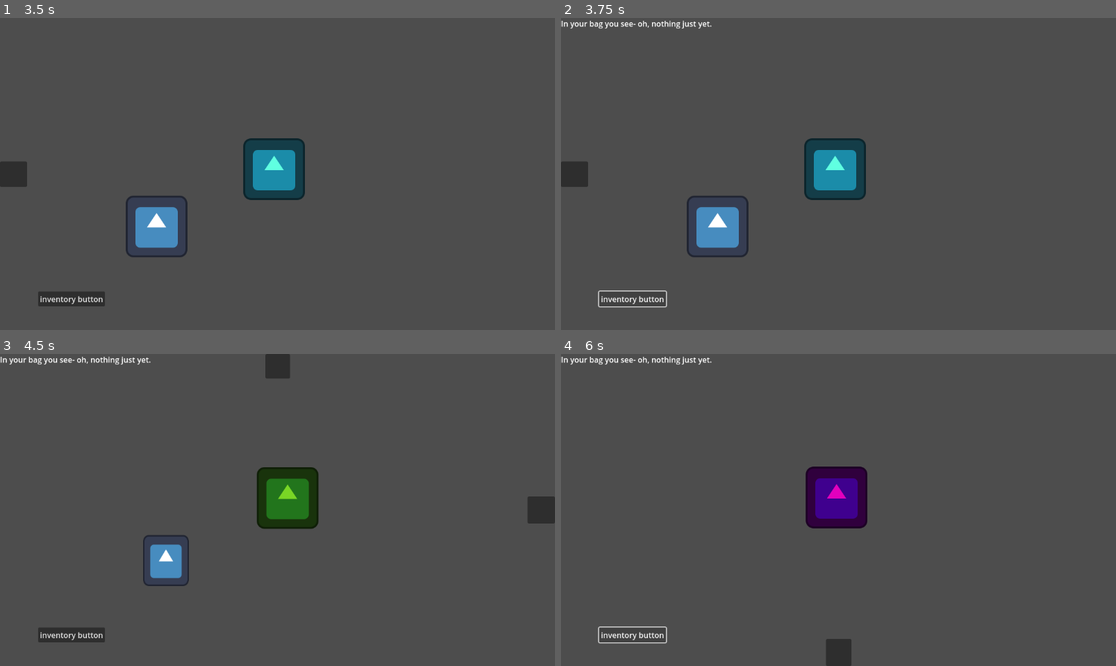
Above: before the commit, frames 1-4 (two rows, left to right).
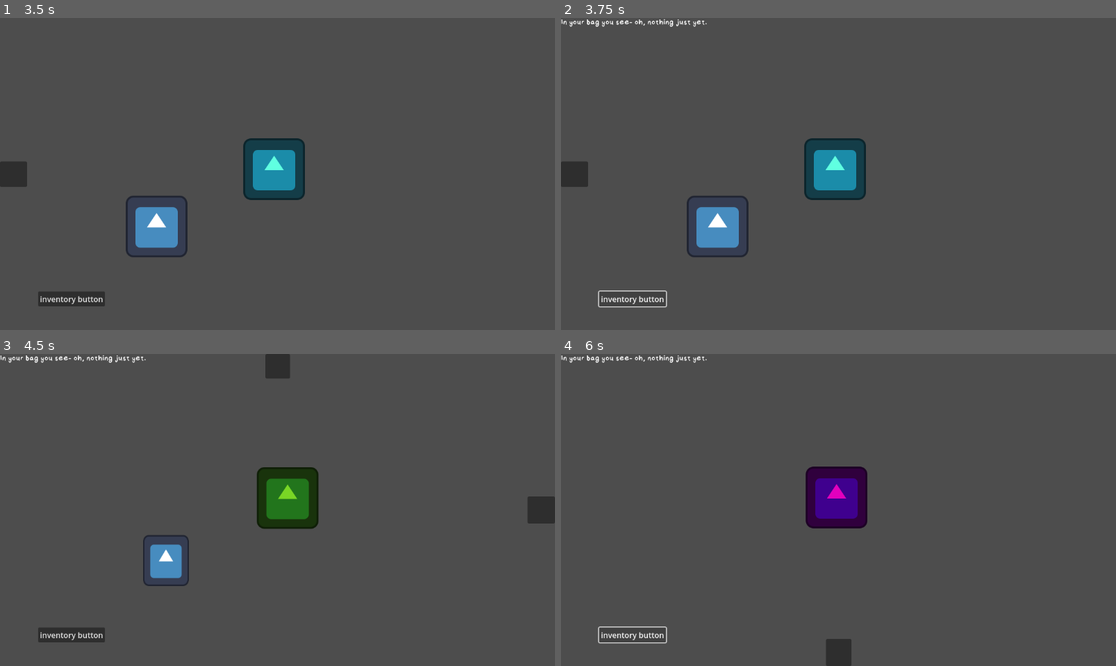
Above: after the commit, the same moments.

Repository: soapie18/gmtk-jam-26
Game: Godot game, scene res://root_context.tscn
The game is run twice, just before and just after one commit, with the same random seed, the same clock (stepped at 60 frames per second) and the same inputs. The engine's default icon, where the game draws it, is replaced by a stand-in: a white triangle on a blue panel in a dark square.
Inputs (mouse positions are in pixels of both pictures, inside the frame that each line leads up to):
- Up to frame 1 (3.5 s): click "play" at 0.5 s; click (277, 30) at 1.25 s; click (277, 317) at 2 s; click (543, 174) at 2.75 s
- Up to frame 2 (3.75 s): click "inventory button" at 3.5 s
- Up to frame 3 (4.5 s): click (11, 510) at 4.25 s
- Up to frame 4 (6 s): click (838, 366) at 5 s; click "inventory button" at 5.75 s

Frame 1 is identical in both runs. In frame 2, 0.4% of the frame differs, in the area x 0-28%, y 0-4%; in frame 3, 0.4%; in frame 4, 0.4%.

Commit message:
fish game in the game

Diff:
--- /dev/null
+++ b/Menus/Menus - Art/default_text_theme.tres
@@ -0,0 +1,7 @@
+[gd_resource type="Theme" load_steps=2 format=3 uid="uid://dr6shbyjqa1k3"]
+
+[ext_resource type="FontFile" uid="uid://dnwmhegqcp71g" path="res://Menus/Menus - Art/Chalkboard-Regular.ttf" id="1_rjcus"]
+
+[resource]
+default_font = ExtResource("1_rjcus")
+default_font_size = 18
--- /dev/null
+++ b/Minigame Files/FishingGame/Fish.gd
@@ -0,0 +1,13 @@
+extends Resource
+class_name Fish
+
+@export var fish_name: String = "FIHH"
+@export var tint: Color = Color.SKY_BLUE
+
+@export_range(0.2, 3.0, 0.05) var bite_time_avg: float = 1.3
+@export_range(0.1, 2.0, 0.05) var bite_time_variance: float = 0.5
+
+@export_range(0.0, 1.0, 0.01) var difficulty: float = 0.45
+
+enum MovePattern { SMOOTH, DARTY, SINK_RISE, CHAOTIC }
+@export var pattern: MovePattern = MovePattern.SMOOTH
--- /dev/null
+++ b/Minigame Files/FishingGame/Fish.tres
@@ -0,0 +1,9 @@
+[gd_resource type="Resource" script_class="Fish" load_steps=2 format=3 uid="uid://gfjn6ye116uu"]
+
+[ext_resource type="Script" uid="uid://b24g03j8sbqwi" path="res://Fish.gd" id="1_u4gn8"]
+
+[resource]
+script = ExtResource("1_u4gn8")
+difficulty = 1.0
+pattern = 2
+metadata/_custom_type_script = "uid://b24g03j8sbqwi"
--- /dev/null
+++ b/Minigame Files/FishingGame/Rod.gd
@@ -0,0 +1,15 @@
+extends Resource
+class_name Rod
+
+@export var rod_name: String = "Fishing Rod"
+
+@export_range(-80.0, 120.0, 1.0) var bar_size_bonus: float = 75.0
+@export_range(200.0, 1600.0, 10.0) var bar_accel: float = 3000.0
+@export_range(0.0, 1.0, 0.01) var bar_drag: float = 0.10
+@export_range(100.0, 800.0, 10.0) var bar_gravity: float = 350.0
+
+@export_range(0.5, 1.5, 0.01) var bite_rate_mult: float = 1.0
+@export_range(0.6, 1.4, 0.01) var hook_window_mult: float = 1.0
+@export_range(0.7, 1.4, 0.01) var escape_drain_mult: float = 1.0
+
+@export_range(0.8, 1.4, 0.01) var hit_freeze_mult: float = 1.0
--- /dev/null
+++ b/Minigame Files/FishingGame/Rod.tres
@@ -0,0 +1,7 @@
+[gd_resource type="Resource" script_class="Rod" load_steps=2 format=3 uid="uid://cbfp37hjkp7fd"]
+
+[ext_resource type="Script" uid="uid://l22omi1s8rw6" path="res://Rod.gd" id="1_mbpx8"]
+
+[resource]
+script = ExtResource("1_mbpx8")
+metadata/_custom_type_script = "uid://l22omi1s8rw6"
--- /dev/null
+++ b/Minigame Files/FishingGame/fish_shadow.gd
@@ -0,0 +1,10 @@
+extends Node2D
+
+var fishing_game_window
+
+signal start_fishing
+
+func _on_area_2d_input_event(viewport: Node, event: InputEvent, shape_idx: int) -> void:
+	if event is InputEventMouseButton and event.pressed:
+		if event.button_index == MOUSE_BUTTON_LEFT:
+			start_fishing.emit()
--- /dev/null
+++ b/Minigame Files/FishingGame/fish_shadow.tscn
@@ -0,0 +1,24 @@
+[gd_scene load_steps=4 format=3 uid="uid://dnjugcysakcmf"]
+
+[ext_resource type="Script" uid="uid://d1pulgk23hn8h" path="res://Minigame Files/FishingGame/fish_shadow.gd" id="1_eo1bp"]
+[ext_resource type="Texture2D" uid="uid://it8vtppvs3mp" path="res://icon.svg" id="1_urs1e"]
+
+[sub_resource type="CapsuleShape2D" id="CapsuleShape2D_eo1bp"]
+radius = 67.08434
+height = 134.16869
+
+[node name="FishShadow" type="Node2D"]
+modulate = Color(0, 0, 0, 1)
+script = ExtResource("1_eo1bp")
+
+[node name="Sprite2D" type="Sprite2D" parent="."]
+position = Vector2(-0.7500012, -1.25)
+scale = Vector2(0.32421872, 0.33203125)
+texture = ExtResource("1_urs1e")
+
+[node name="Area2D" type="Area2D" parent="Sprite2D"]
+
+[node name="CollisionShape2D" type="CollisionShape2D" parent="Sprite2D/Area2D"]
+shape = SubResource("CapsuleShape2D_eo1bp")
+
+[connection signal="input_event" from="Sprite2D/Area2D" to="." method="_on_area_2d_input_event"]
--- /dev/null
+++ b/Minigame Files/FishingGame/fishing_game.gd
@@ -0,0 +1,240 @@
+extends CanvasLayer
+
+signal fishing_finished(success: bool)
+
+@export var fish: Fish
+@export var rod: Rod
+
+@onready var root_ui: Control            = %Control
+@onready var catch_area: Control         = %CatchBox
+@onready var bar_track: Control          = %FishBar
+@onready var catch_bar: ColorRect        = %TheGreen
+@onready var fish_icon: TextureRect      = %FihhIcon
+@onready var progress: ProgressBar       = %ProgressBar
+@onready var label_name: Label           = %FishCaughtLabel
+@onready var burst: GPUParticles2D       = %ConfettiBurst
+
+const BASE_BAR_HEIGHT := 20.0
+const BASE_HOOK_WINDOW := 0.6
+const BASE_ESCAPE_DRAIN := 22.0
+const PROGRESS_GAIN := 28.0
+const DURATION := 2.0
+
+enum STATE { CASTING, BITE, HOOK, PLAY, END }
+
+var _state: STATE = STATE.CASTING
+var _elapsed: float = 0.0
+var _duration: float = 0.0
+var _bite_timer: float = 2.0
+var _hook_window: float
+var _bar_h: float
+var _bar_pos: float = 0.0
+var _bar_vel: float = 0.0
+var _fish_pos: float = 0.5
+var _fish_vel: float = 0.0
+var _progress_val: float = 0.0
+var _fish_seed: float
+
+func _ready():
+	if not fish or not rod:
+		push_warning("Fish and or rod not found.")
+		return
+
+	_set_defaults()
+
+func _unhandled_input(event):
+	if _state == STATE.HOOK:
+		if event.is_action_pressed("fish"):
+			_on_hook()
+
+func _update_input_bar(delta: float):
+	var up := Input.is_action_pressed("fish")
+	var dir := 1.0 if up else -1.0
+
+	_bar_vel += dir * rod.bar_accel * delta
+	_bar_vel -= _bar_vel * rod.bar_drag
+	_bar_vel -= rod.bar_gravity * delta
+
+	_bar_pos += _bar_vel * delta / _track_height()
+	_bar_pos = clamp(_bar_pos, 0.0, 1.0)
+
+	if _bar_pos == 0.0 and _bar_vel < 0.0:
+		_bar_vel *= -0.35
+	if _bar_pos == 1.0 and _bar_vel > 0.0:
+		_bar_vel *= -0.35
+
+	_set_catch_bar_visual()
+
+func  _update_fish_motion(delta: float):
+	var d := fish.difficulty
+	match fish.pattern:
+		fish.MovePattern.SMOOTH:
+			var t = _elapsed + _fish_seed
+			var target = 0.5 + 0.35 * sin( t * 1.2) + 0.15 * sin( t * 2.7 + 1.3)
+			_fish_vel += (target - _fish_pos) * (2.2 + 2.0 * d )
+			_fish_vel *= 0.84 - 0.2 * d
+		fish.MovePattern.DARTY:
+			if randi() % 10 == 0:
+				_fish_vel = randf_range(- 2.8 - 2.5 * d, 2.8 + 2.5 * d )
+			_fish_vel *= 0.86 - 0.25 * d
+		fish.MovePattern.SINK_RISE:
+			var t2 = _elapsed * (0.6 + d)
+			var target2 = 0.5 + 0.45 * sin(t2)
+			_fish_vel += (target2 - _fish_pos) * (1.3 + 1.2 * d)
+			_fish_vel += 0.7 * sin(t2 * 2.5) * d
+			_fish_vel *= 0.88
+		fish.MovePattern.CHAOTIC:
+			var t3 = _elapsed * 2.0
+			_fish_vel += randf_range(-0.8,0.8) * (1.2 + 2.2 * d)
+			_fish_vel += 0.8 * sin(t3 * 3.3)
+			_fish_vel *= 0.80 - 0.1 * d
+
+	_fish_pos += _fish_vel * delta * 0.45
+	_fish_pos = clamp(_fish_pos, 0.1, 1.0)
+	_set_fish_visual()
+
+func _physics_process(delta: float):
+	_elapsed += delta
+	_duration += delta
+
+	match _state :
+		STATE.CASTING:
+			#
+			_state = STATE.BITE
+		STATE.BITE:
+			_bite_timer -= delta * rod.bite_rate_mult
+			if _bite_timer <= 0.0:
+				_prompt_hook()
+		STATE.HOOK:
+			_hook_window -= delta * rod.hook_window_mult
+			if _hook_window <= 0.0:
+				_fail("Too slow")
+		STATE.PLAY:
+			_update_input_bar(delta)
+			_update_fish_motion(delta)
+			_handle_collisions(delta)
+			_update_progress_ui()
+
+			if _progress_val >= 100.0:
+				_success()
+			elif _progress_val <= 0.0 and _duration > DURATION:
+				_fail("Escaped")
+
+		STATE.END:
+			pass
+
+func _prompt_hook():
+	_state = STATE.HOOK
+	_hook_window = BASE_HOOK_WINDOW * rod.hook_window_mult
+
+	flash_node(catch_area, 0.12)
+	_punch_ui(root_ui, 1.05, 0.08)
+
+func _fail(_why: String):
+	_state = STATE.END
+	print("fail : " + _why)
+
+	_shake(5.0, 0.20)
+
+	await get_tree().create_timer(0.2).timeout
+	fishing_finished.emit(false)
+
+func _success():
+	_state = STATE.END
+	#CATCH SOUND EFFECT ON THIS LINE
+	burst.emitting = true
+	label_name.show()
+
+	_shake(10.0, 0.25)
+	_punch_ui(root_ui, 1.12, 0.18)
+
+	await get_tree().create_timer(0.25).timeout
+	fishing_finished.emit(true)
+
+func _on_hook():
+	_state = STATE.PLAY
+	_progress_val = 20.0 # gives the player a headstart
+
+	_time_freeze(0.06 * rod.hit_freeze_mult)
+	_shake(6.0, 0.18)
+
+func _rng_bite_time() -> float:
+	return max(0.25, fish.bite_time_avg + randf_range(-fish.bite_time_variance,fish.bite_time_variance))
+
+
+func _track_height() -> float:
+	return bar_track.size.y - _bar_h
+
+func _bar_px_top() -> float:
+	var track_top := bar_track.global_position.y
+	var y := track_top + (1.0 - _bar_pos) * _track_height()
+	return y
+
+func _set_catch_bar_visual():
+	catch_bar.size = Vector2(bar_track.size.x * 0.9, _bar_h)
+
+	var y_top := _bar_px_top()
+	catch_bar.global_position = Vector2(bar_track.global_position.x + bar_track.size.x*0.05, y_top)
+
+func _set_defaults():
+	label_name.text = fish.fish_name
+	bar_track.modulate = fish.tint.lerp(Color.DARK_BLUE, 0.5)
+	_bar_h = BASE_BAR_HEIGHT + rod.bar_size_bonus
+	_hook_window = BASE_HOOK_WINDOW * rod.hook_window_mult
+	_bite_timer = _rng_bite_time()
+	_fish_seed = randf() * 1000.0
+
+	_set_catch_bar_visual()
+	_set_fish_visual()
+
+func _set_fish_visual():
+	var y: float = lerp(
+		bar_track.global_position.y + bar_track.size. y - 12.0,
+		bar_track.global_position.y + 12.0,
+		_fish_pos
+					)
+
+	fish_icon.global_position.y = y
+	fish_icon.modulate = fish.tint
+
+func _handle_collisions(delta: float):
+	var on_fish := _is_bar_over_fish()
+	if on_fish:
+		_progress_val += PROGRESS_GAIN * delta
+	else:
+		_progress_val -= BASE_ESCAPE_DRAIN * rod.escape_drain_mult * delta
+
+	_progress_val = max(0, _progress_val)
+	if _progress_val > 0:
+		_duration = 0
+
+func _update_progress_ui():
+	progress.value = clamp(_progress_val, 0.0, 100.0)
+
+func _is_bar_over_fish() -> bool:
+	var fish_rect := Rect2(fish_icon.global_position, fish_icon.size)
+
+	var bar_rect := Rect2(catch_bar.global_position, catch_bar.size)
+	return bar_rect.intersects(fish_rect)
+
+func _punch_ui(node: Node, scale_to: float, time: float):
+	var t := create_tween()
+	t.tween_property(node, "scale", Vector2.ONE * scale_to, time * 0.5 )
+	t.tween_property(node, "scale", Vector2.ONE, time * 0.5 )
+
+func flash_node(node: CanvasItem, duration: float):
+	var t := create_tween()
+	t.tween_property(node, "modulate", Color(1,1,1,0.4), duration * 0.5)
+	t.tween_property(node, "modulate", Color(1,1,1,1), duration * 0.5 )
+
+func _shake(intensity: float, duration: float):
+	var tween := create_tween().set_trans(Tween.TRANS_SINE).set_ease(Tween.EASE_IN_OUT)
+	for i in range(8):
+		var off := Vector2(randf_range(-intensity, intensity), randf_range(-intensity, intensity))
+		tween.tween_property(root_ui, "position", off, duration/8.0)
+	tween.tween_property(root_ui, "position", Vector2.ZERO, 0.06)
+
+func _time_freeze(seconds: float):
+	Engine.time_scale = 0.0
+	await get_tree().create_timer(seconds, true, true, true).timeout
+	Engine.time_scale = 1.0
--- /dev/null
+++ b/Minigame Files/FishingGame/fishing_game.tscn
@@ -0,0 +1,133 @@
+[gd_scene load_steps=7 format=3 uid="uid://bdnndtbw5x3pi"]
+
+[ext_resource type="Script" uid="uid://dgi073h1avs2p" path="res://Minigame Files/FishingGame/fishing_game.gd" id="1_6o7ao"]
+[ext_resource type="Resource" uid="uid://gfjn6ye116uu" path="res://Minigame Files/FishingGame/Fish.tres" id="2_1qyyv"]
+[ext_resource type="Texture2D" uid="uid://it8vtppvs3mp" path="res://icon.svg" id="2_826u1"]
+[ext_resource type="Resource" uid="uid://cbfp37hjkp7fd" path="res://Minigame Files/FishingGame/Rod.tres" id="3_n43jp"]
+[ext_resource type="Theme" uid="uid://dr6shbyjqa1k3" path="res://Menus/Menus - Art/default_text_theme.tres" id="5_h87qr"]
+
+[sub_resource type="ParticleProcessMaterial" id="ParticleProcessMaterial_1qyyv"]
+particle_flag_disable_z = true
+direction = Vector3(0, -1, 0)
+spread = 51.667
+initial_velocity_max = 142.84999
+gravity = Vector3(0, 98, 0)
+hue_variation_min = -1.0
+hue_variation_max = 0.99999994
+
+[node name="FishingGame" type="CanvasLayer"]
+layer = 2
+script = ExtResource("1_6o7ao")
+fish = ExtResource("2_1qyyv")
+rod = ExtResource("3_n43jp")
+
+[node name="Control" type="Control" parent="."]
+unique_name_in_owner = true
+layout_mode = 3
+anchors_preset = 15
+anchor_right = 1.0
+anchor_bottom = 1.0
+grow_horizontal = 2
+grow_vertical = 2
+
+[node name="ColorRect" type="ColorRect" parent="Control"]
+layout_mode = 1
+anchors_preset = 15
+anchor_right = 1.0
+anchor_bottom = 1.0
+offset_left = 198.0
+offset_top = 16.0
+offset_right = 198.0
+offset_bottom = 16.0
+grow_horizontal = 2
+grow_vertical = 2
+scale = Vector2(0.68000007, 0.9200006)
+color = Color(0, 0.44705883, 0.91764706, 1)
+
+[node name="CatchBox" type="Control" parent="Control"]
+unique_name_in_owner = true
+layout_mode = 1
+anchors_preset = 8
+anchor_left = 0.5
+anchor_top = 0.5
+anchor_right = 0.5
+anchor_bottom = 0.5
+offset_left = -20.0
+offset_top = -20.0
+offset_right = 20.0
+offset_bottom = 20.0
+grow_horizontal = 2
+grow_vertical = 2
+
+[node name="FishBar" type="ColorRect" parent="Control/CatchBox"]
+unique_name_in_owner = true
+layout_mode = 0
+offset_left = -57.0
+offset_top = -247.0
+offset_right = 63.0
+offset_bottom = 259.0
+color = Color(0.8925621, 0.39953732, 0.33449927, 1)
+
+[node name="TheGreen" type="ColorRect" parent="Control/CatchBox"]
+unique_name_in_owner = true
+layout_mode = 0
+offset_left = -40.0
+offset_top = 149.0
+offset_right = 41.0
+offset_bottom = 231.0
+color = Color(0.30588236, 1, 0.16470589, 1)
+
+[node name="FihhIcon" type="TextureRect" parent="Control/CatchBox"]
+unique_name_in_owner = true
+layout_mode = 0
+offset_left = -39.0
+offset_top = 14.0
+offset_right = 38.0
+offset_bottom = 102.0
+texture = ExtResource("2_826u1")
+expand_mode = 1
+
+[node name="ProgressBar" type="ProgressBar" parent="Control/CatchBox"]
+unique_name_in_owner = true
+layout_mode = 0
+offset_left = 74.0
+offset_top = -246.0
+offset_right = 119.0
+offset_bottom = 259.0
+fill_mode = 3
+
+[node name="FishCaughtLabel" type="Label" parent="Control"]
+unique_name_in_owner = true
+visible = false
+layout_mode = 1
+anchors_preset = 5
+anchor_left = 0.5
+anchor_right = 0.5
+offset_left = -79.0
+offset_top = 14.0
+offset_right = 100.0
+offset_bottom = 51.0
+grow_horizontal = 2
+horizontal_alignment = 1
+
+[node name="ConfettiBurst" type="GPUParticles2D" parent="Control"]
+unique_name_in_owner = true
+position = Vector2(559, 103)
+emitting = false
+amount = 138
+one_shot = true
+explosiveness = 1.0
+process_material = SubResource("ParticleProcessMaterial_1qyyv")
+
+[node name="Label" type="Label" parent="Control"]
+layout_mode = 1
+anchors_preset = 5
+anchor_left = 0.5
+anchor_right = 0.5
+offset_left = -123.0
+offset_top = 29.0
+offset_right = 126.0
+offset_bottom = 58.0
+grow_horizontal = 2
+theme = ExtResource("5_h87qr")
+text = "press space when the screen shakes!"
--- /dev/null
+++ b/Minigame Files/FishingGame/fishing_pond.gd
@@ -0,0 +1,27 @@
+extends Node2D
+
+@onready var fishing_game = preload("res://Minigame Files/FishingGame/fishing_game.tscn")
+var fishing_game_instance
+
+@onready var fish_shadow_1 = $FishShadow
+@onready var fish_shadow_2 = $FishShadow2
+@onready var fish_shadow_3 = $FishShadow3
+
+signal fishing_complete(success: bool)
+
+func _ready() -> void:
+	fishing_game_instance = fishing_game.instantiate()
+
+	fishing_game_instance.fishing_finished.connect(cleanup_fishing_game)
+
+	fish_shadow_1.start_fishing.connect(start_fishing_game)
+	fish_shadow_2.start_fishing.connect(start_fishing_game)
+	fish_shadow_3.start_fishing.connect(start_fishing_game)
+
+func start_fishing_game() -> void:
+	add_child(fishing_game_instance)
+
+func cleanup_fishing_game(success: bool) -> void:
+	fishing_game_instance.queue_free()
+
+	fishing_complete.emit(success)
--- /dev/null
+++ b/Minigame Files/FishingGame/fishing_pond.tscn
@@ -0,0 +1,22 @@
+[gd_scene load_steps=3 format=3 uid="uid://uii1gqpik6wg"]
+
+[ext_resource type="Script" uid="uid://8u60jhta2qmm" path="res://Minigame Files/FishingGame/fishing_pond.gd" id="1_qe2vl"]
+[ext_resource type="PackedScene" uid="uid://dnjugcysakcmf" path="res://Minigame Files/FishingGame/fish_shadow.tscn" id="2_c1md4"]
+
+[node name="FishingPond" type="Node2D"]
+script = ExtResource("1_qe2vl")
+
+[node name="ColorRect" type="ColorRect" parent="."]
+offset_right = 40.0
+offset_bottom = 40.0
+scale = Vector2(28.84, 16.142397)
+color = Color(0.18144223, 0.800688, 0.8204512, 1)
+
+[node name="FishShadow" parent="." instance=ExtResource("2_c1md4")]
+position = Vector2(687, 205)
+
+[node name="FishShadow2" parent="." instance=ExtResource("2_c1md4")]
+position = Vector2(452, 312)
+
+[node name="FishShadow3" parent="." instance=ExtResource("2_c1md4")]
+position = Vector2(679, 436)
--- a/Minigame Files/pond_top_down.tscn
+++ /dev/null
@@ -1,3 +0,0 @@
-[gd_scene format=3 uid="uid://uii1gqpik6wg"]
-
-[node name="PondTopDown" type="Node2D"]
--- a/Systems/Player/player.tscn
+++ b/Systems/Player/player.tscn
@@ -1,7 +1,8 @@
-[gd_scene load_steps=4 format=3 uid="uid://b0lahqmcgellv"]
+[gd_scene load_steps=5 format=3 uid="uid://b0lahqmcgellv"]
 
 [ext_resource type="Script" uid="uid://ij1vukjiq3cs" path="res://Systems/Player/player_script.gd" id="1_pc2b8"]
 [ext_resource type="PackedScene" uid="uid://c21lhaeoxjq5p" path="res://Systems/Player/inventory_system.tscn" id="3_mqks5"]
+[ext_resource type="Theme" uid="uid://dr6shbyjqa1k3" path="res://Menus/Menus - Art/default_text_theme.tres" id="4_pc2b8"]
 [ext_resource type="Script" uid="uid://j7ntix0ijf75" path="res://Systems/Player/player_ui.gd" id="4_wc1dy"]
 
 [node name="Player" type="Node2D"]
@@ -24,6 +25,7 @@
 [node name="Label" type="Label" parent="PlayerUI"]
 offset_right = 40.0
 offset_bottom = 23.0
+theme = ExtResource("4_pc2b8")
 
 [node name="TextCooldown" type="Timer" parent="PlayerUI"]
 
--- a/project.godot
+++ b/project.godot
@@ -22,6 +22,11 @@
 "events": [Object(InputEventKey,"resource_local_to_scene":false,"resource_name":"","device":-1,"window_id":0,"alt_press …(192 unchanged characters)…
 ]
 }
+fish={
+"deadzone": 0.2,
+"events": [Object(InputEventKey,"resource_local_to_scene":false,"resource_name":"","device":-1,"window_id":0,"alt_pressed":false,"shift_pressed":false,"ctrl_pressed":false,"meta_pressed":false,"pressed":false,"keycode":0,"physical_keycode":32,"key_label":0,"unicode":32,"location":0,"echo":false,"script":null)
+]
+}
 
 [layer_names]
 
Binary file added: Menus/Menus - Art/Chalkboard-Regular.ttf
Not shown, added: Menus/Menus - Art/Chalkboard-Regular.ttf.import
Not shown, added: Minigame Files/FishingGame/Fish.gd.uid
Not shown, added: Minigame Files/FishingGame/Rod.gd.uid
Not shown, added: Minigame Files/FishingGame/fish_shadow.gd.uid
Not shown, added: Minigame Files/FishingGame/fishing_game.gd.uid
Not shown, added: Minigame Files/FishingGame/fishing_pond.gd.uid
